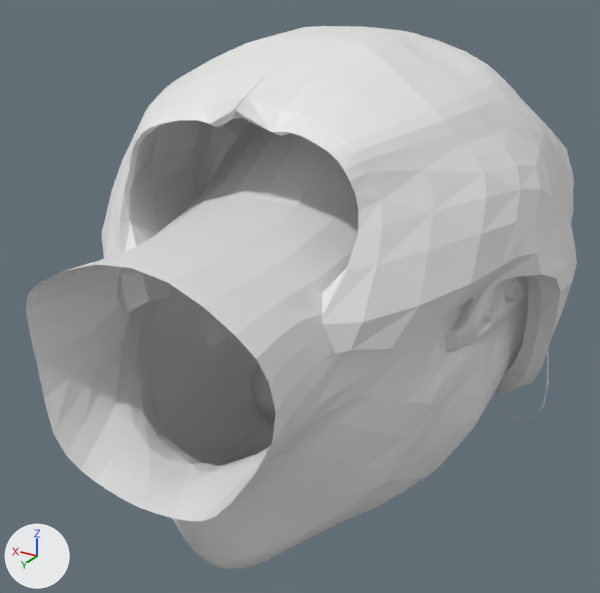
One commit to the OBJ model refined_dataset/HumanHead/D00013.obj: the scene before it, then after it.
Rendered twice from a 50 mm lens placed at (-4.52, -13.36, 1.92), pointed at (-2.57, -16.62, 0.29). The lights are fixed; the arrows at lower left show +X, +Y and +Z. Where no turn or scale is listed for an object, it has been applied to the vertices.

The scene before the commit, as lines of its bpy script (objects in view):
```python
me_d00013 = bpy.data.meshes.new('D00013')
me_d00013.from_pydata(...)  # 5243 vertices, 10304 faces; spans x -3.81..-1.69, y -18.31..-15.18, z -0.91..1.57
ob_d00013 = bpy.data.objects.new('D00013', me_d00013)
ob_d00013.location = (0.0, 0.0, 0.0)
```
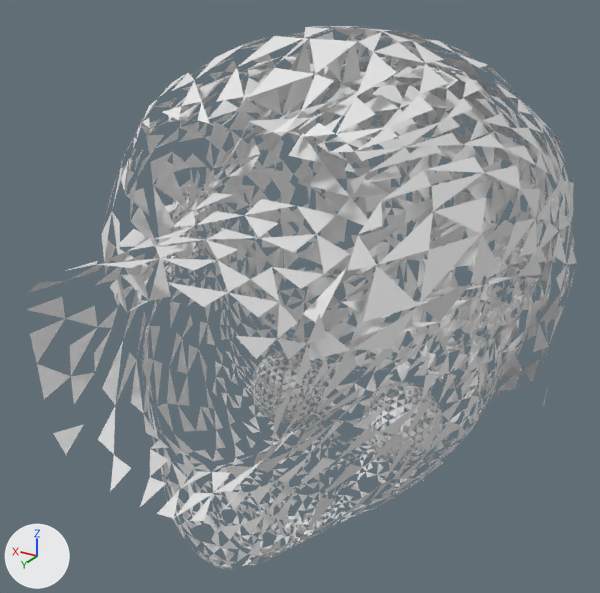
Pixel boxes [x1, y1, x2, y2] of what changed, in the pictures (600 x 593 px):
```json
{"part": 1, "of": "me_d00013", "change": "cut back", "before": [66, 27, 560, 562], "after": [265, 325, 548, 448]}
{"part": 2, "of": "me_d00013", "change": "deleted", "before": [40, 246, 159, 282]}
```

Scene script edits in JSON lines:
```json
{"block": "me_d00013", "where": "# used by ob_d00013; location = (0.0, 0.0, 0.0)"}
{"op": "remove", "block": "me_d00013", "code": "me_d00013.from_pydata(...)  # 5243 vertices, 10304 faces; spans x -3.81..-1.69, y -18.31..-15.18, z -0.91..1.57"}
{"op": "add", "block": "me_d00013", "code": "me_d00013.from_pydata(...)  # 4856 vertices, 2993 faces; spans x -3.81..-1.69, y -18.31..-15.18, z -0.91..1.57"}
{"block": "me_d00013", "change": "me_d00013 part 1: 3 vertices moved within x -3.75..-2.05, y -17.17..-16.79, z -0.53..-0.01; 372 vertices removed from x -3.75..-1.73, y -18.2..-15.19, z -0.89..1.57"}
{"block": "me_d00013", "change": "me_d00013 part 2: 2 vertices removed from x -2.61..-2.35, y -15.39..-15.38, z 0.8..0.91"}
```
